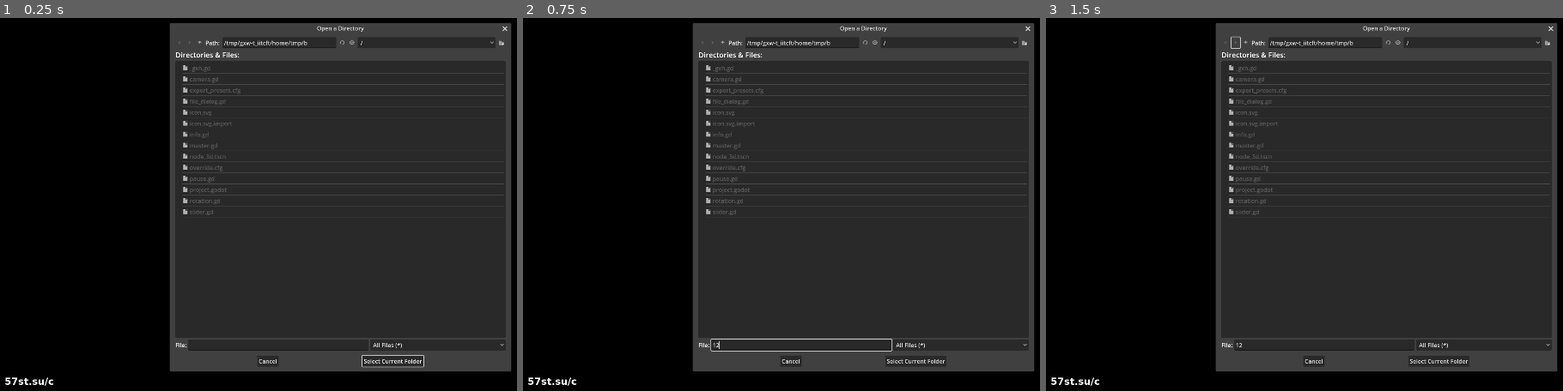
Above: before the commit, frames 1-3 (left to right).
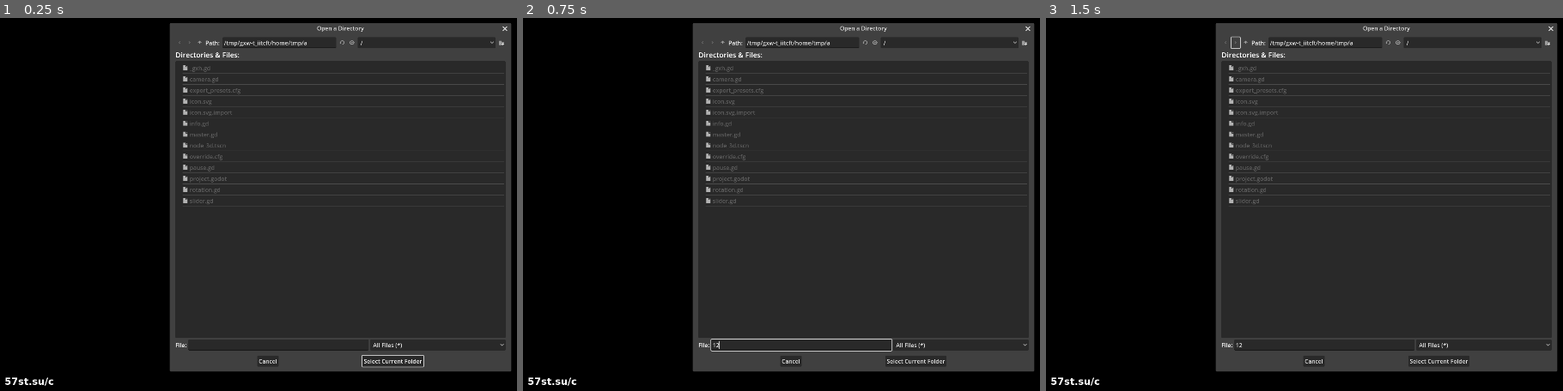
Above: after the commit, the same moments.

Repository: chaos-soft/ariel
Game: Godot game, scene res://node_3d.tscn
Same seed, same stepped clock (60 frames per second), same inputs: the game is played once before the commit and once after it. The engine's default icon, where the game draws it, is replaced by a stand-in: a white triangle on a blue panel in a dark square.
Inputs (mouse positions are in pixels of both pictures, inside the frame that each line leads up to):
- Up to frame 1 (0.25 s): no input
- Up to frame 2 (0.75 s): click (802, 346) at 0.52 s; type "12" at 0.6 s
- Up to frame 3 (1.5 s): click (1237, 44) at 1.25 s

The runs differ from the first frame. In frame 1, 0.3% of the frame differs, in the area x 35-60%, y 5-53%; in frame 2, 0.3%; in frame 3, 0.3%.

Commit message:
v20241122a

Diff:
--- a/camera.gd
+++ b/camera.gd
@@ -1,21 +1,25 @@
 extends Camera3D
 
-@onready var label: Label = get_node('/root/Node3D/MarginContainer/Panel/info')
+@onready var info: Label = get_node('/root/Node3D/MarginContainer/Panel/info')
+@onready var slider: MeshInstance3D = get_node('/root/Node3D/MeshInstance3D')
+var config: Dictionary = {}
+var position_: Vector3 = Vector3(positionX, positionY, positionZ)
 var positionX: int = 7
 var positionY: int = 0
 var positionZ: int = 0
-var position_: Vector3 = Vector3(positionX, positionY, positionZ)
+var tween: Tween = null
+var tween_timeout: float = 0.6
 
 
 func _input(_event: InputEvent) -> void:
+    if tween and tween.is_running():
+        return
     if Input.is_action_pressed('zoom_in'):
         position_.x -= 1
     elif Input.is_action_pressed('zoom_out'):
         position_.x += 1
     elif Input.is_action_just_pressed('reset_camera'):
-        position_.x = positionX
-        position_.y = positionY
-        position_.z = positionZ
+        position_ = Vector3(positionX, positionY, positionZ)
     elif Input.is_action_pressed('up'):
         position_.y += 0.5
     elif Input.is_action_pressed('down'):
@@ -25,8 +29,53 @@
     elif Input.is_action_pressed('right'):
         position_.z -= 0.5
     if position != position_:
-        label.show_hide('{0}'.format([position_]))
+        info.show_hide('{0}'.format([position_]))
 
 
 func _process(delta: float) -> void:
-    position = position.move_toward(position_, 10 * delta)
+    if tween and tween.is_running():
+        position = position_
+    else:
+        position = position.move_toward(position_, 10 * delta)
+
+
+func _ready() -> void:
+    slider.image_changed.connect(on_image_changed)
+
+
+func kill_tween() -> void:
+    if tween:
+        tween.kill()
+
+
+func on_image_changed(path: String, file: String, _image: Image) -> void:
+    kill_tween()
+    await reset_position(Vector3(positionX, positionY, positionZ))
+    parse_config(path)
+    if file in config:
+        var c = config[file]
+        if 'position' in c:
+            await reset_position(Vector3(c['position'][0], c['position'][1], c['position'][2]))
+        if 'tween' in c:
+            tween = create_tween()
+            tween.tween_property(
+                self,
+                c['tween'][0],
+                Vector3(c['tween'][1][0], c['tween'][1][1], c['tween'][1][2]),
+                slider.tween_delay,
+            )
+
+
+func parse_config(path: String) -> void:
+    if not config:
+        var file = FileAccess.open('{0}/config.json'.format([path]), FileAccess.READ)
+        var content = file.get_as_text()
+        config = JSON.parse_string(content)
+
+
+func reset_position(value: Vector3) -> void:
+    position_ = value
+    tween = create_tween().set_trans(Tween.TRANS_QUAD)
+    tween.tween_property(self, 'position', value, tween_timeout)
+    # TODO: Почему не работает: await tween.finished?
+    await get_tree().create_timer(tween_timeout).timeout
--- a/file_dialog.gd
+++ /dev/null
@@ -1,5 +0,0 @@
-extends FileDialog
-
-
-func _ready() -> void:
-    self.connect('dir_selected', get_node('/root/Node3D').set_dir)
--- a/info.gd
+++ b/info.gd
@@ -1,11 +1,11 @@
 extends Label
 
 @onready var panel: Panel = get_parent()
-var timeout_tween: float = 0.2
+var tween_timeout: float = 0.2
 
 
 func show_hide(text_: String) -> void:
     text = text_
     var tween = create_tween()
-    tween.tween_property(panel, 'modulate', Color.WHITE, timeout_tween)
-    tween.tween_property(panel, 'modulate', Color.TRANSPARENT, timeout_tween).set_delay(1)
+    tween.tween_property(panel, 'modulate', Color.WHITE, tween_timeout)
+    tween.tween_property(panel, 'modulate', Color.TRANSPARENT, tween_timeout).set_delay(1)
--- a/master.gd
+++ b/master.gd
@@ -5,11 +5,14 @@
 
 func _input(_event: InputEvent) -> void:
     if Input.is_action_just_pressed('open_file_dialog'):
+        Input.mouse_mode = Input.MOUSE_MODE_VISIBLE
         $FileDialog.current_dir = config.get_value('master', 'last_dir', 'res://')
         $FileDialog.show()
 
 
 func _ready() -> void:
+    $FileDialog.connect('dir_selected', set_dir)
+    Input.mouse_mode = Input.MOUSE_MODE_HIDDEN
     config.load('user://config.ini')
     var last_dir = config.get_value('master', 'last_dir')
     if not last_dir or not DirAccess.dir_exists_absolute(last_dir):
@@ -19,9 +22,9 @@
 
 
 func set_dir(dir: String) -> void:
+    Input.mouse_mode = Input.MOUSE_MODE_HIDDEN
     config.set_value('master', 'last_dir', dir)
     config.save('user://config.ini')
-    $MeshInstance3D.reset_position_tween()
-    await get_tree().create_timer($MeshInstance3D.timeout_tween).timeout
+    await $MeshInstance3D.reset_position_tween()
     $MeshInstance3D.reload_images()
     $MeshInstance3D.restart_tween()
--- a/node_3d.tscn
+++ b/node_3d.tscn
@@ -1,11 +1,10 @@
-[gd_scene load_steps=13 format=3 uid="uid://pfgmf6747ttw"]
+[gd_scene load_steps=12 format=3 uid="uid://pfgmf6747ttw"]
 
 [ext_resource type="Script" path="res://master.gd" id="1_ivj6y"]
 [ext_resource type="Texture2D" uid="uid://byr6o4km8v48" path="res://icon.svg" id="1_kdgov"]
 [ext_resource type="Script" path="res://camera.gd" id="1_uxnku"]
 [ext_resource type="Script" path="res://slider.gd" id="3_e8i7f"]
 [ext_resource type="Script" path="res://info.gd" id="6_a8f7e"]
-[ext_resource type="Script" path="res://file_dialog.gd" id="6_tpkce"]
 [ext_resource type="Script" path="res://pause.gd" id="8_hy0ts"]
 
 [sub_resource type="Environment" id="Environment_kmgkm"]
@@ -102,7 +101,6 @@
 ok_button_text = "Select Current Folder"
 file_mode = 2
 access = 2
-script = ExtResource("6_tpkce")
 
 [node name="pause" type="Node" parent="."]
 process_mode = 3
--- a/pause.gd
+++ b/pause.gd
@@ -1,11 +1,11 @@
 extends Node
 
-@onready var label: Label = get_node('/root/Node3D/MarginContainer/Panel/info')
+@onready var info: Label = get_node('/root/Node3D/MarginContainer/Panel/info')
 
 
 func _input(_event: InputEvent) -> void:
     if Input.is_action_just_pressed('pause'):
         if not get_tree().paused:
-            label.show_hide('paused')
-            await get_tree().create_timer(label.timeout_tween).timeout
+            info.show_hide('paused')
+            await get_tree().create_timer(info.tween_timeout).timeout
         get_tree().paused = not get_tree().paused
--- a/project.godot
+++ b/project.godot
@@ -13,6 +13,8 @@
 config/name="ariel"
 run/main_scene="res://node_3d.tscn"
 config/features=PackedStringArray("4.3", "Forward Plus")
+boot_splash/bg_color=Color(0, 0, 0, 1)
+boot_splash/show_image=false
 config/icon="res://icon.svg"
 
 [display]
--- a/rotation.gd
+++ b/rotation.gd
@@ -1,30 +1,49 @@
 extends MeshInstance3D
 
-var object: MeshInstance3D = null
-var timeout_tween: float = 10
+var default_rotation_degrees: Vector3 = Vector3(0, 90, 0)
+var reset_timeout: float = 0.6
+var slider: MeshInstance3D = null
 var tween: Tween = null
+var tween_timeout: float = 10
 
 
 func _init(instance):
-    object = instance
-    loop()
+    slider = instance
+    slider.image_changed.connect(on_image_changed)
 
 
-func get_rotationX() -> float:
-    return randf_range(-5, 5)
+func get_random_rotation_degrees() -> Vector3:
+    return Vector3(randf_range(-5, 5), randf_range(85, 95), 0)
 
 
-func get_rotationY() -> float:
-    return randf_range(85, 95)
+func kill_tween() -> void:
+    if tween:
+        tween.kill()
 
 
 func loop() -> void:
-    while not object.get_tree().paused:
-        tween = object.create_tween().set_trans(Tween.TRANS_QUAD)
-        tween.tween_property(
-            object,
-            'rotation_degrees',
-            Vector3(get_rotationX(), get_rotationY(), 0),
-            timeout_tween,
-        )
-        await object.get_tree().create_timer(timeout_tween).timeout
+    tween = slider.create_tween().set_trans(Tween.TRANS_QUAD)
+    tween.tween_property(
+        slider,
+        'rotation_degrees',
+        get_random_rotation_degrees(),
+        tween_timeout,
+    )
+    tween.connect('finished', loop)
+
+
+func on_image_changed(_path: String, _file: String, image: Image) -> void:
+    kill_tween()
+    var ratio = snappedf(float(image.get_width()) / image.get_height(), 0.1)
+    if ratio >= 0.7 and ratio <= 3.0:
+        await reset_rotation_degrees(get_random_rotation_degrees())
+        loop()
+    # Длинные картинки.
+    else:
+        reset_rotation_degrees(default_rotation_degrees)
+
+
+func reset_rotation_degrees(value: Vector3) -> void:
+    tween = slider.create_tween().set_trans(Tween.TRANS_QUAD)
+    tween.tween_property(slider, 'rotation_degrees', value, reset_timeout)
+    await tween.finished
--- a/slider.gd
+++ b/slider.gd
@@ -1,21 +1,22 @@
 extends MeshInstance3D
 
 const rotation_ = preload('res://rotation.gd')
+signal image_changed
 var extensions = ['.jpg', '.png', 'jpeg', 'webp']
 var image_index: int = 0
 var images: Array[String] = []
 var images_random: Array[String] = []
 var path: String = ''
-var timeout_tween: float = 0.6
 var tween: Tween = null
+var tween_delay: float = 30
+var tween_timeout: float = 0.6
 
 
 func _input(_event: InputEvent) -> void:
     if Input.is_action_just_pressed('prev_image'):
         image_index -= 2
     if Input.is_action_just_pressed('prev_image') or Input.is_action_just_pressed('next_image'):
-        reset_position_tween()
-        await get_tree().create_timer(timeout_tween).timeout
+        await reset_position_tween()
         change_image()
         restart_tween()
 
@@ -36,13 +37,19 @@
         var ratio = float(image.get_width()) / image.get_height()
         mesh.size.x = ratio * mesh.size.y
         material_override.albedo_texture = ImageTexture.create_from_image(image)
+        image_changed.emit(path, file, image)
     image_index += 1
+
+
+func kill_tween() -> void:
+    if tween:
+        tween.kill()
 
 
 func loop() -> void:
     tween = create_tween().set_trans(Tween.TRANS_QUAD).set_loops()
-    tween.tween_property(self, 'position:z', 0, timeout_tween)
-    tween.tween_property(self, 'position:z', 30, timeout_tween).set_delay(30)
+    tween.tween_property(self, 'position:z', 0, tween_timeout)
+    tween.tween_property(self, 'position:z', 30, tween_timeout).set_delay(tween_delay)
     tween.tween_callback(change_image)
     tween.tween_callback(reset_position)
 
@@ -74,13 +81,14 @@
 
 
 func reset_position_tween() -> void:
-    tween.kill()
+    kill_tween()
     tween = create_tween().set_trans(Tween.TRANS_QUAD)
-    tween.tween_property(self, 'position:z', -30, timeout_tween)
+    tween.tween_property(self, 'position:z', -30, tween_timeout)
+    await tween.finished
 
 
 func restart_tween() -> void:
-    tween.stop()
+    kill_tween()
     loop()
 
 
